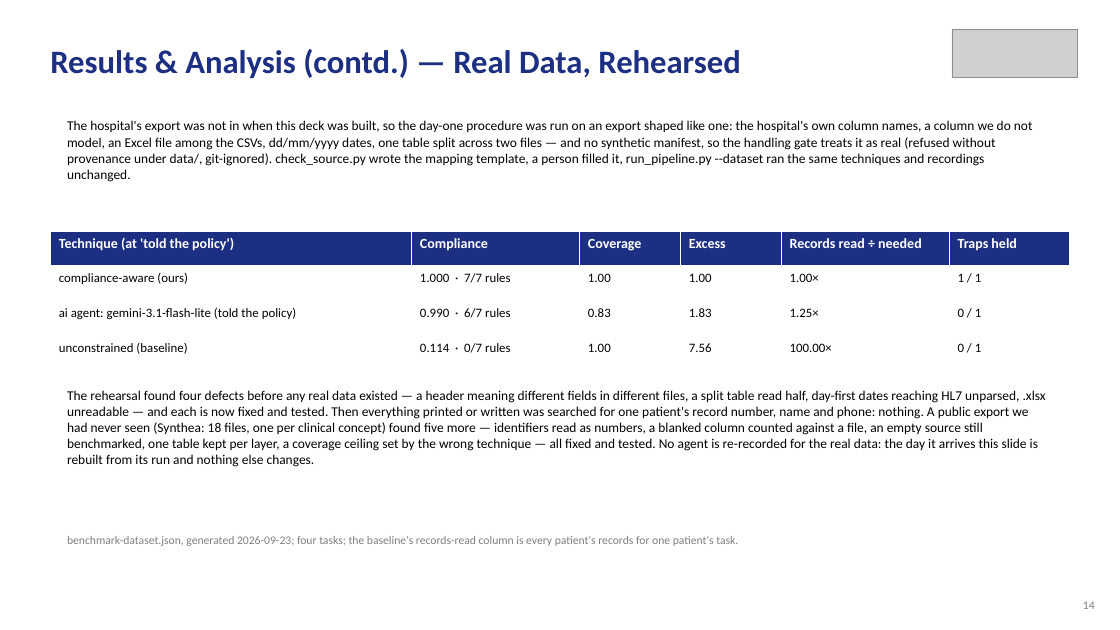
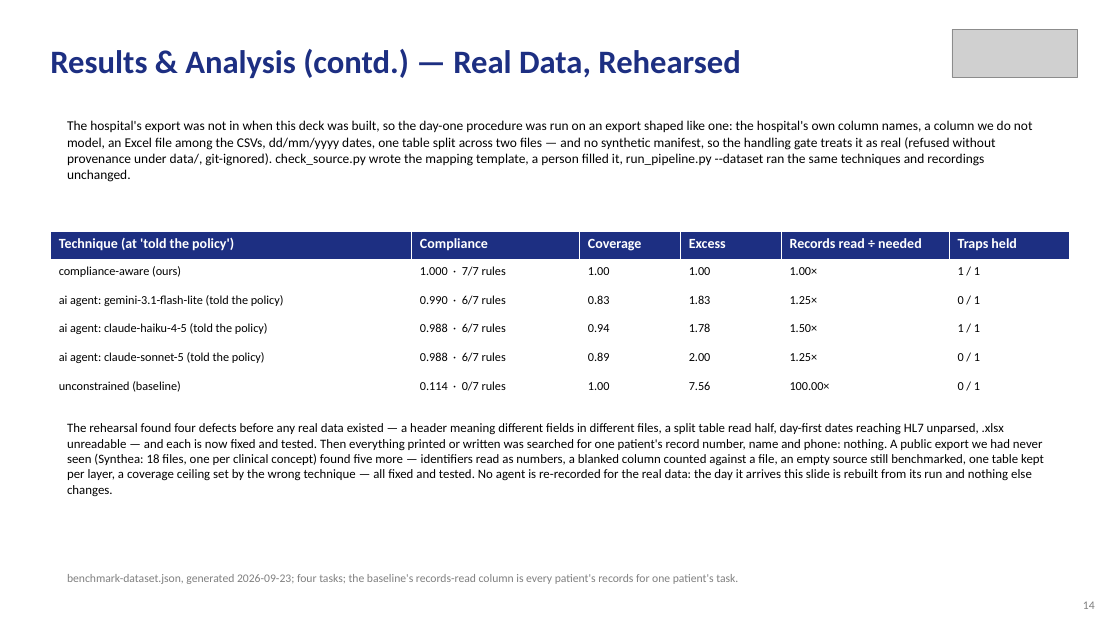
Before and after one commit to aysk1209/his-scraping-dpdp-project, a slide deck: slide 14 of Review-II.pptx. Drawn at 1120x630 pixels with LibreOffice and Linux fonts; fonts in the diff are those of the drawing; grey boxes stand for pictures. Boxes give left, top, right and bottom in pixels: in the first picture for what was removed or moved away, otherwise in the second. Text is boxed around its words. In the diff, an @@ line names an element or a change of style, - is before the commit and + after.

```diff
--- a/Review-II.pptx
+++ b/Review-II.pptx
@@ table at (50,231,1070,403) @@
+row 4: ai agent: claude-haiku-4-5 (told the policy) | 0.988 · 6/7 rules | 0.94 | 1.78 | 1.50× | 1 / 1
+row 5: ai agent: claude-sonnet-5 (told the policy) | 0.988 · 6/7 rules | 0.89 | 2.00 | 1.25× | 0 / 1
@@ text "The rehearsal found four defects ...": place and size @@
-text "The rehearsal found four defects ..." at (67,390,1046,467)
+text "The rehearsal found four defects ..." at (67,423,1044,496)
@@ text "The rehearsal found four defects ..." at (67,423,1044,496): size 11.5 to 11 pt @@
@@ text "benchmark-dataset.json, generated 2026-09-23; four tasks; ...": place and size @@
-text "benchmark-dataset.json, generated 2026-09-23; four tasks; ..." at (67,536,738,546)
+text "benchmark-dataset.json, generated 2026-09-23; four tasks; ..." at (67,574,738,584)
```
Also in this commit, not shown: 4 other slides changed, 22 other files.
